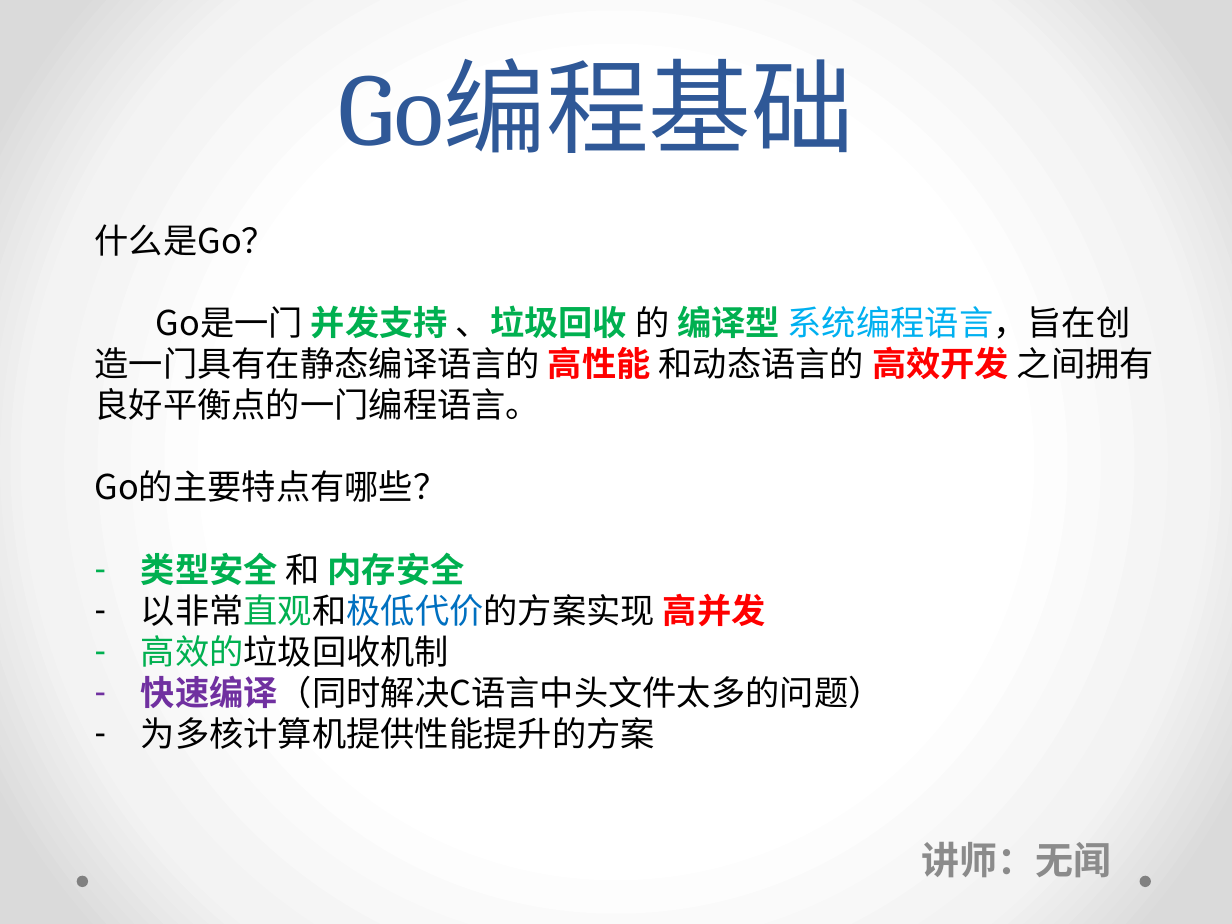
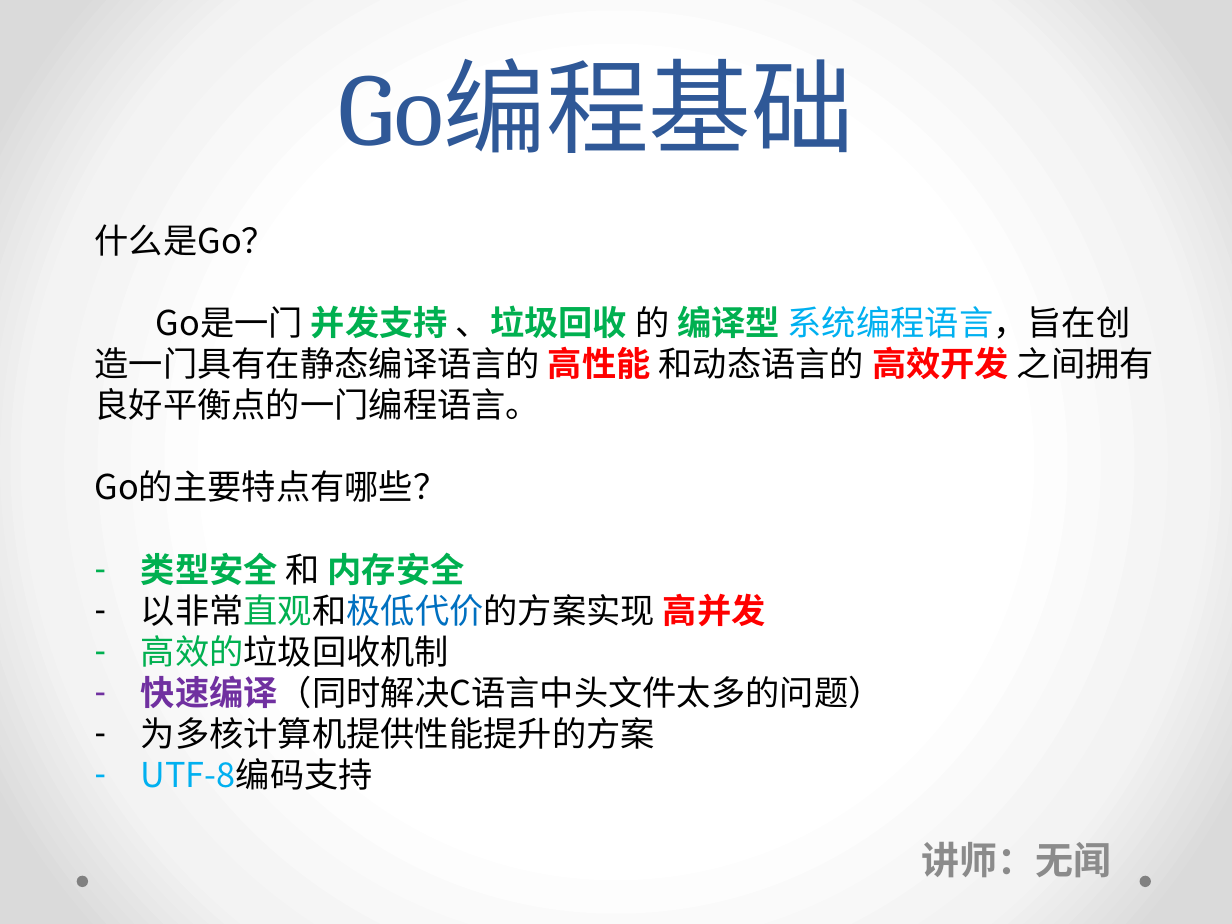
Before and after one commit to sanxingdong/go-fundamental-programminge, a slide deck: slide 1 of Go编程基础-课堂讲义.pptx. Drawn at 1232x924 pixels with LibreOffice and Linux fonts; fonts in the diff are those of the drawing. Boxes give left, top, right and bottom in pixels: in the first picture for what was removed or moved away, otherwise in the second. Text is boxed around its words. In the diff, an @@ line names an element or a change of style, - is before the commit and + after.

Commit message:
lecture1

```diff
--- a/Go编程基础-课堂讲义.pptx
+++ b/Go编程基础-课堂讲义.pptx
@@ text at (x1=141, y1=758, x2=373, y2=790): paragraph added @@
+– UTF-8编码支持
```
Also in this commit, not shown: 5 slides added, 3 other files.
